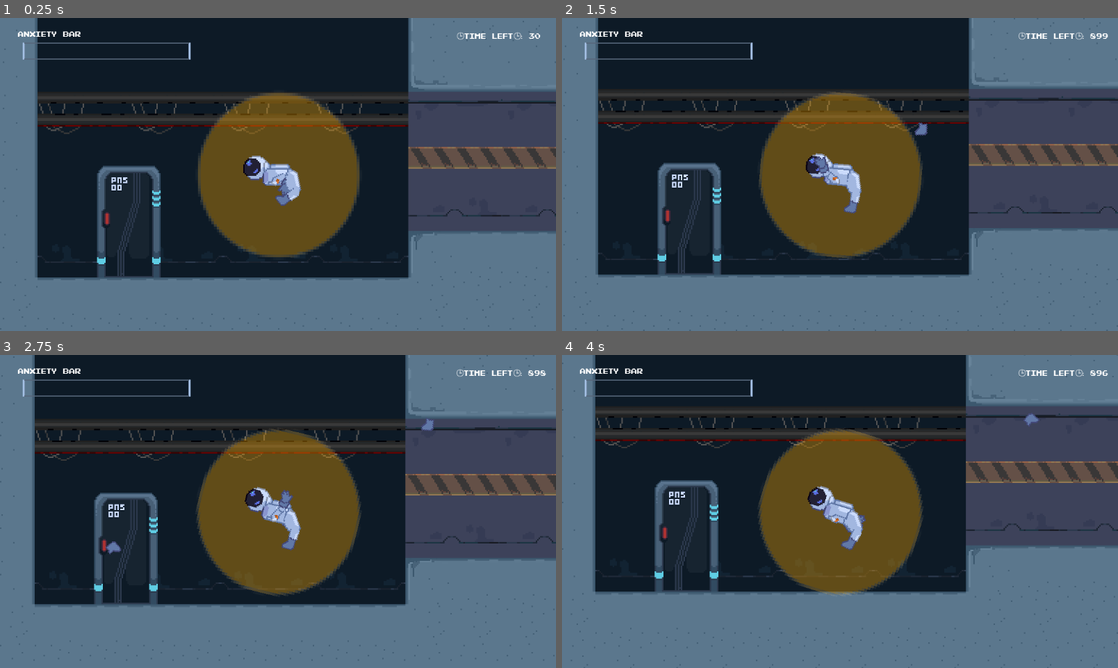
Above: before the commit, frames 1-4 (two rows, left to right).
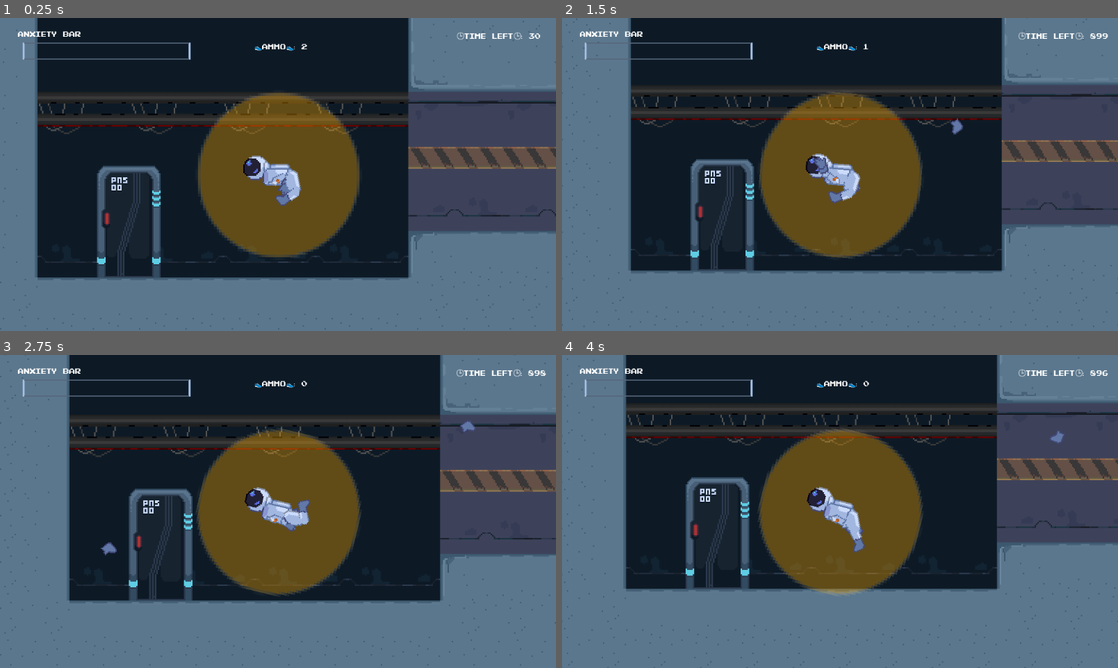
Above: after the commit, the same moments.

Repository: PiotrusWatson/last_party
Game: Godot game, scene res://worlds/piotrus_scene.tscn
The game is run twice, just before and just after one commit, with the same random seed, the same clock (stepped at 60 frames per second) and the same inputs.
Inputs (mouse positions are in pixels of both pictures, inside the frame that each line leads up to):
- Up to frame 1 (0.25 s): no input
- Up to frame 2 (1.5 s): move the mouse to (962, 158) at 0.52 s; press the mouse at (962, 158) at 0.53 s; right-click (962, 158) at 0.6 s; move the mouse to (728, 190) at 1.27 s; release the mouse at (728, 190) at 1.28 s; click (728, 190) at 1.35 s
- Up to frame 3 (2.75 s): right-click (166, 527) at 1.55 s; move the mouse to (333, 442) at 2.02 s; press the mouse at (333, 442) at 2.03 s; right-click (333, 442) at 2.1 s
- Up to frame 4 (4 s): move the mouse to (812, 574) at 2.77 s; release the mouse at (812, 574) at 2.78 s; click (812, 574) at 2.85 s; right-click (812, 574) at 3.05 s; move the mouse to (1006, 558) at 3.52 s; press the mouse at (1006, 558) at 3.53 s; tap E (Interact) at 3.6 s

The runs differ from the first frame. In frame 1, 0.1% of the frame differs, in the area x 45-56%, y 8-11%; in frame 2, 19%; in frame 3, 19%, in the area x 6-100%, y 0-81%; in frame 4, 17%.

Commit message:
there is an ammo meter that makes sense now

Diff:
--- /dev/null
+++ b/UI/ammo.gd
@@ -0,0 +1,5 @@
+extends Label
+
+
+func display_ammo(ammo):
+	text = "👟Ammo👟: " + str(ammo)
--- a/components/physics_mover.gd
+++ b/components/physics_mover.gd
@@ -9,4 +9,7 @@
 
 # Called when the node enters the scene tree for the first time.
 func push_direction(direction: Vector2):
+	push_direction_at_speed(direction, speed)
+
+func push_direction_at_speed(direction: Vector2, speed: float):
 	body.apply_central_impulse(direction * speed)
--- a/prefabs/player/player.gd
+++ b/prefabs/player/player.gd
@@ -22,6 +22,7 @@
 signal personal_space_freed
 signal anxiety_changed(health)
 signal dead
+signal threw_thing(ammo)
 
 
 # Called when the node enters the scene tree for the first time.
@@ -31,7 +32,6 @@
 	anxiety_changed.emit(health.health)
 	ammo = max_ammo
 	thrower.init(thrown_stuff)
-
 
 func _process(delta: float) -> void:
 	arm.aim(get_global_mouse_position())
@@ -56,6 +56,7 @@
 	if event.is_action_released("AltFire") and ammo > 0:
 		thrower.throw_object(get_mouse_direction())
 		ammo -= 1
+		threw_thing.emit(ammo)
 
 	if event.is_action_released("Interact") and can_interact:
 		thing_interacted_with.interact()
@@ -97,8 +98,13 @@
 
 func pickup():
 	ammo += 1
+	threw_thing.emit(ammo)
 
 func _on_drinker_area_entered(area: Area2D) -> void:
 	if area.is_in_group("Beer") and left_arm.beer_ready:
 		health.damage(-beer_healing)
 		left_arm.activate_beer(false)
+
+
+func _on_thrower_threw_something(direction: Variant, speed: Variant) -> void:
+	mover.push_direction_at_speed(direction, speed)
--- a/prefabs/player/player.tscn
+++ b/prefabs/player/player.tscn
@@ -45,7 +45,8 @@
 script = ExtResource("4_yw1gq")
 thing_to_throw = ExtResource("5_0tcwt")
 throw_location = NodePath("../../BodyParts/HandLocation")
-throw_force = 100.0
+throw_force = 100.12
+recoil = 900.0
 
 [node name="PersonalSpace" type="Area2D" parent="."]
 position = Vector2(0, 31.91)
@@ -143,6 +144,7 @@
 [node name="ThrownStuff" type="Node2D" parent="."]
 
 [connection signal="dead" from="Components/Health" to="." method="_on_health_dead"]
+[connection signal="threw_something" from="Components/Thrower" to="." method="_on_thrower_threw_something"]
 [connection signal="body_entered" from="PersonalSpace" to="." method="_on_personal_space_body_entered"]
 [connection signal="body_exited" from="PersonalSpace" to="." method="_on_personal_space_body_exited"]
 [connection signal="timeout" from="Timers/AnxietyDamage" to="." method="_on_anxiety_damage_timeout"]
--- a/prefabs/player/thrower.gd
+++ b/prefabs/player/thrower.gd
@@ -5,7 +5,7 @@
 @export var throw_force = 30.0
 @export var recoil = 40.0
 
-signal threw_something(recoil)
+signal threw_something(direction, speed)
 var thrown_stuff
 func init(thrown_stuff):
 	self.thrown_stuff = thrown_stuff
@@ -15,4 +15,4 @@
 	thrown_stuff.add_child(thrown_thing)
 	thrown_thing.global_position = throw_location.global_position
 	thrown_thing.apply_central_impulse(direction * throw_force)
-	threw_something.emit(recoil * -1 * direction)
+	threw_something.emit(-1 * direction, recoil)
--- a/worlds/level_signals.gd
+++ b/worlds/level_signals.gd
@@ -3,10 +3,13 @@
 @onready var player = $Player
 @onready var angst_bar = $UI/UI/AnxietyBar
 @onready var clock = $UI/UI/Clock
+@onready var ammo = $UI/UI/Ammo
 @onready var god = $God
 # Called when the node enters the scene tree for the first time.
 func _ready() -> void:
 	angst_bar.init(player.max_health)
+	ammo.display_ammo(player.ammo)
+	player.threw_thing.connect(ammo.display_ammo)
 	player.anxiety_changed.connect(angst_bar.set_anxiety)
 	player.dead.connect(god.die)
 	god.timer_changed.connect(clock.set_time)
--- a/worlds/piotrus_scene.tscn
+++ b/worlds/piotrus_scene.tscn
@@ -9,8 +9,10 @@
 [ext_resource type="Texture2D" uid="uid://cx2awtj7b7uxg" path="res://sprites/Background/spacewindow.png" id="8_8aiih"]
 [ext_resource type="PackedScene" uid="uid://1ciexgxjj0hb" path="res://prefabs/props/radio.tscn" id="8_8o70q"]
 [ext_resource type="Texture2D" uid="uid://crdceov406tde" path="res://sprites/Background/lightblue-sheet.png" id="8_78bav"]
+[ext_resource type="FontFile" uid="uid://7kjkx5wbsxcg" path="res://UI/Fonts/Pixel NES.otf" id="9_l0ye3"]
 [ext_resource type="PackedScene" uid="uid://x0p1kxaj6hkj" path="res://UI/anxiety_bar.tscn" id="10_genvr"]
 [ext_resource type="Script" path="res://prefabs/god.gd" id="10_gu7p8"]
+[ext_resource type="Script" path="res://UI/ammo.gd" id="10_pnqr4"]
 [ext_resource type="Script" path="res://UI/clock.gd" id="10_wims2"]
 [ext_resource type="FontFile" uid="uid://d4nirmpkhfngg" path="res://UI/Fonts/pixel/Pixel NES.otf" id="11_pj3xo"]
 [ext_resource type="Texture2D" uid="uid://co1rmrln8g5y5" path="res://sprites/Background/spacedoor2.png" id="14_1mlat"]
@@ -269,6 +271,20 @@
 text = "🕒Time Left🕒: 30"
 script = ExtResource("10_wims2")
 
+[node name="Ammo" type="Label" parent="UI/UI"]
+layout_mode = 1
+anchors_preset = 5
+anchor_left = 0.5
+anchor_right = 0.5
+offset_left = -49.0
+offset_top = 49.0
+offset_right = 62.0
+offset_bottom = 72.0
+grow_horizontal = 2
+theme_override_fonts/font = ExtResource("9_l0ye3")
+text = "👟Ammo👟: 2"
+script = ExtResource("10_pnqr4")
+
 [node name="God" type="Node" parent="."]
 script = ExtResource("10_gu7p8")
 
Not shown: 1 places in worlds/piotrus_scene.tscn that only renumber resources
